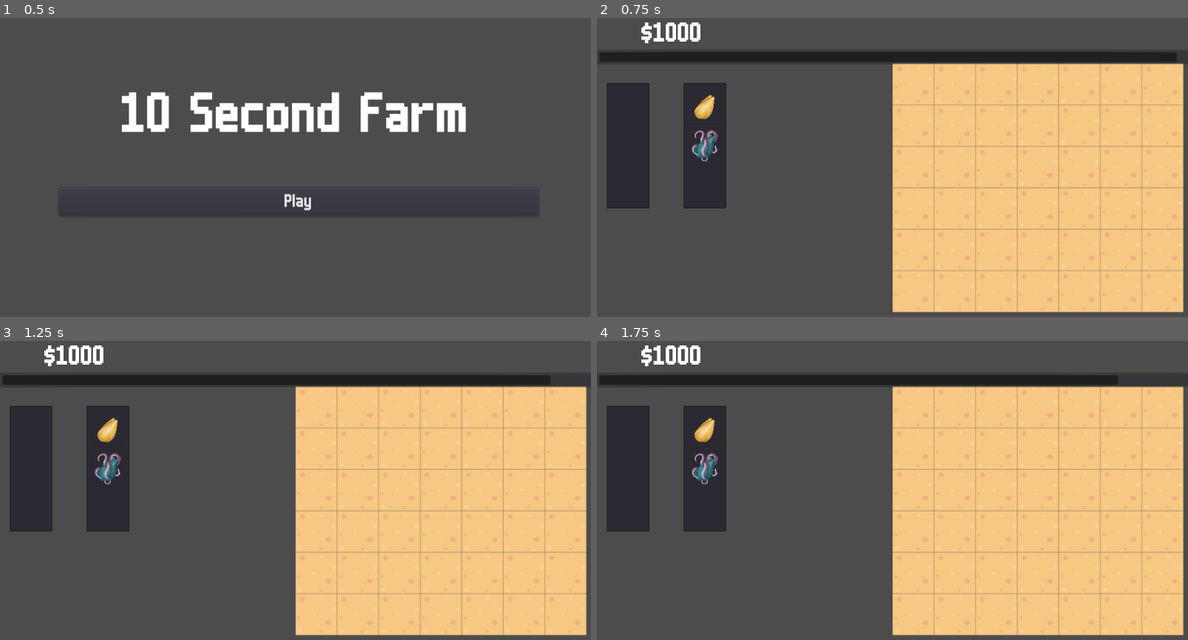
Above: before the commit, frames 1-4 (two rows, left to right).
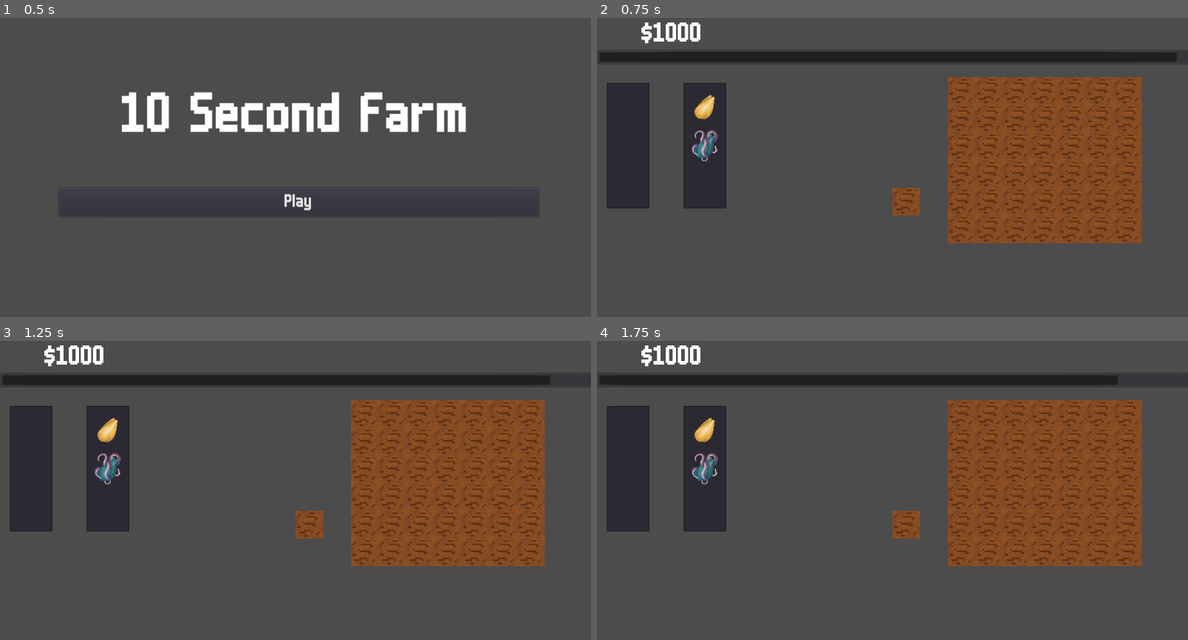
Above: after the commit, the same moments.

Repository: mr-yak/LD51
Game: Godot game, scene res://Scenes/Menu.tscn
Same seed, same stepped clock (60 frames per second), same inputs: the game is played once before the commit and once after it.
Inputs (mouse positions are in pixels of both pictures, inside the frame that each line leads up to):
- Up to frame 1 (0.5 s): no input
- Up to frame 2 (0.75 s): click "Play" at 0.5 s
- Up to frame 3 (1.25 s): no input
- Up to frame 4 (1.75 s): move the mouse to (1022, 493) at 1.27 s; click (1022, 493) at 1.35 s

Frame 1 is identical in both runs. In frame 2, 41% of the frame differs, in the area x 50-100%, y 15-99%; in frame 3, 41%; in frame 4, 41%.

Commit message:
aaaaa

Diff:
--- /dev/null
+++ b/Assets/Apple.tres
@@ -0,0 +1,16 @@
+[gd_resource type="AnimatedTexture" load_steps=5 format=2]
+
+[ext_resource path="res://Assets/apple4.png" type="Texture" id=1]
+[ext_resource path="res://Assets/apple1.png" type="Texture" id=2]
+[ext_resource path="res://Assets/apple3.png" type="Texture" id=3]
+[ext_resource path="res://Assets/apple2.png" type="Texture" id=4]
+
+[resource]
+frames = 4
+frame_0/texture = ExtResource( 2 )
+frame_1/texture = ExtResource( 4 )
+frame_1/delay_sec = 0.0
+frame_2/texture = ExtResource( 3 )
+frame_2/delay_sec = 0.0
+frame_3/texture = ExtResource( 1 )
+frame_3/delay_sec = 0.0
--- /dev/null
+++ b/Assets/Apple_growing.tres
@@ -0,0 +1,14 @@
+[gd_resource type="AnimatedTexture" load_steps=4 format=2]
+
+[ext_resource path="res://Assets/apple1.png" type="Texture" id=2]
+[ext_resource path="res://Assets/apple3.png" type="Texture" id=3]
+[ext_resource path="res://Assets/apple2.png" type="Texture" id=4]
+
+[resource]
+frames = 3
+frame_0/texture = ExtResource( 2 )
+frame_0/delay_sec = 1.0
+frame_1/texture = ExtResource( 4 )
+frame_1/delay_sec = 1.0
+frame_2/texture = ExtResource( 3 )
+frame_2/delay_sec = 1.0
--- a/Scenes/Farm.tscn
+++ b/Scenes/Farm.tscn
@@ -1,32 +1,20 @@
-[gd_scene load_steps=8 format=2]
+[gd_scene load_steps=10 format=2]
 
 [ext_resource path="res://Resources/Fonts/Main_Font.tres" type="Theme" id=1]
-[ext_resource path="res://Assets/First Asset pack.png" type="Texture" id=2]
+[ext_resource path="res://Assets/Apple_growing.tres" type="Texture" id=2]
 [ext_resource path="res://Scripts/Timer_Progress.gd" type="Script" id=3]
 [ext_resource path="res://Scripts/MouseFollow.gd" type="Script" id=4]
 [ext_resource path="res://Scripts/Main.gd" type="Script" id=5]
 [ext_resource path="res://Scripts/Shop.gd" type="Script" id=6]
+[ext_resource path="res://Assets/apple4.png" type="Texture" id=7]
+[ext_resource path="res://Assets/LD51.png" type="Texture" id=8]
 
 [sub_resource type="TileSet" id=1]
-0/name = "First Asset pack.png 0"
-0/texture = ExtResource( 2 )
-0/tex_offset = Vector2( 0, 0 )
-0/modulate = Color( 1, 1, 1, 1 )
-0/region = Rect2( 216, 156, 36, 36 )
-0/tile_mode = 0
-0/occluder_offset = Vector2( 0, 0 )
-0/navigation_offset = Vector2( 0, 0 )
-0/shape_offset = Vector2( 0, 0 )
-0/shape_transform = Transform2D( 1, 0, 0, 1, 0, 0 )
-0/shape_one_way = false
-0/shape_one_way_margin = 0.0
-0/shapes = [  ]
-0/z_index = 0
-1/name = "First Asset pack.png 1"
-1/texture = ExtResource( 2 )
+1/name = "LD51.png 1"
+1/texture = ExtResource( 8 )
 1/tex_offset = Vector2( 0, 0 )
 1/modulate = Color( 1, 1, 1, 1 )
-1/region = Rect2( 216, 60, 36, 36 )
+1/region = Rect2( 0, 0, 16, 16 )
 1/tile_mode = 0
 1/occluder_offset = Vector2( 0, 0 )
 1/navigation_offset = Vector2( 0, 0 )
@@ -36,11 +24,11 @@
 1/shape_one_way_margin = 0.0
 1/shapes = [  ]
 1/z_index = 0
-2/name = "First Asset pack.png 2"
+2/name = "Apple_growing.tres 2"
 2/texture = ExtResource( 2 )
 2/tex_offset = Vector2( 0, 0 )
 2/modulate = Color( 1, 1, 1, 1 )
-2/region = Rect2( 264, 156, 36, 36 )
+2/region = Rect2( 0, 0, 16, 16 )
 2/tile_mode = 0
 2/occluder_offset = Vector2( 0, 0 )
 2/navigation_offset = Vector2( 0, 0 )
@@ -50,6 +38,20 @@
 2/shape_one_way_margin = 0.0
 2/shapes = [  ]
 2/z_index = 0
+3/name = "apple4.png 3"
+3/texture = ExtResource( 7 )
+3/tex_offset = Vector2( 0, 0 )
+3/modulate = Color( 1, 1, 1, 1 )
+3/region = Rect2( 0, 0, 16, 16 )
+3/tile_mode = 0
+3/occluder_offset = Vector2( 0, 0 )
+3/navigation_offset = Vector2( 0, 0 )
+3/shape_offset = Vector2( 0, 0 )
+3/shape_transform = Transform2D( 1, 0, 0, 1, 0, 0 )
+3/shape_one_way = false
+3/shape_one_way_margin = 0.0
+3/shapes = [  ]
+3/z_index = 0
 
 [node name="Main" type="Node2D"]
 script = ExtResource( 5 )
@@ -59,10 +61,12 @@
 zoom = Vector2( 0.5, 0.5 )
 
 [node name="TileMap" type="TileMap" parent="."]
+scale = Vector2( 1.5, 1.5 )
 tile_set = SubResource( 1 )
-cell_size = Vector2( 36, 36 )
+cell_size = Vector2( 16, 16 )
+cell_quadrant_size = 64
 format = 1
-tile_data = PoolIntArray( -196608, 0, 0, -196607, 0, 0, -196606, 0, 0, -196605, 0, 0, -196604, 0, 0, -196603, 0, 0, -196602, 0, 0, -131072, 0, 0, -131071, 0, 0, -131070, 0, 0, -131069, 0, 0, -131068, 0, 0, -131067, 0, 0, -131066, 0, 0, -65536, 0, 0, -65535, 0, 0, -65534, 0, 0, -65533, 0, 0, -65532, 0, 0, -65531, 0, 0, -65530, 0, 0, 0, 0, 0, 1, 0, 0, 2, 0, 0, 3, 0, 0, 4, 0, 0, 5, 0, 0, 6, 0, 0, 65536, 0, 0, 65537, 0, 0, 65538, 0, 0, 65539, 0, 0, 65540, 0, 0, 65541, 0, 0, 65542, 0, 0, 131072, 0, 0, 131073, 0, 0, 131074, 0, 0, 131075, 0, 0, 131076, 0, 0, 131077, 0, 0, 131078, 0, 0 )
+tile_data = PoolIntArray( -262142, 1, 0, -262141, 1, 0, -262140, 1, 0, -262139, 1, 0, -262138, 1, 0, -262137, 1, 0, -262136, 1, 0, -196606, 1, 0, -196605, 1, 0, -196604, 1, 0, -196603, 1, 0, -196602, 1, 0, -196601, 1, 0, -196600, 1, 0, -131070, 1, 0, -131069, 1, 0, -131068, 1, 0, -131067, 1, 0, -131066, 1, 0, -131065, 1, 0, -131064, 1, 0, -65534, 1, 0, -65533, 1, 0, -65532, 1, 0, -65531, 1, 0, -65530, 1, 0, -65529, 1, 0, -65528, 1, 0, 0, 1, 0, 1, 0, 0, 2, 1, 0, 3, 1, 0, 4, 1, 0, 5, 1, 0, 6, 1, 0, 7, 1, 0, 8, 1, 0, 65538, 1, 0, 65539, 1, 0, 65540, 1, 0, 65541, 1, 0, 65542, 1, 0, 65543, 1, 0, 65544, 1, 0 )
 
 [node name="Timers" type="Node2D" parent="."]
 
--- a/Scripts/Main.gd
+++ b/Scripts/Main.gd
@@ -24,6 +24,7 @@
 	crop_array_init()
 	cells = tiles.get_used_cells()
 	print(seeds.name[0])
+	print(tiles.get_cell(0,0))
 
 func crop_array_init():
 	for x in range(7):
Binary file added: Assets/LD51.png
Not shown, added: Assets/LD51.png.import
Binary file added: Assets/apple1.png
Not shown, added: Assets/apple1.png.import
Binary file added: Assets/apple2.png
Not shown, added: Assets/apple2.png.import
Binary file added: Assets/apple3.png
Not shown, added: Assets/apple3.png.import
Binary file added: Assets/apple4.png
Not shown, added: Assets/apple4.png.import
